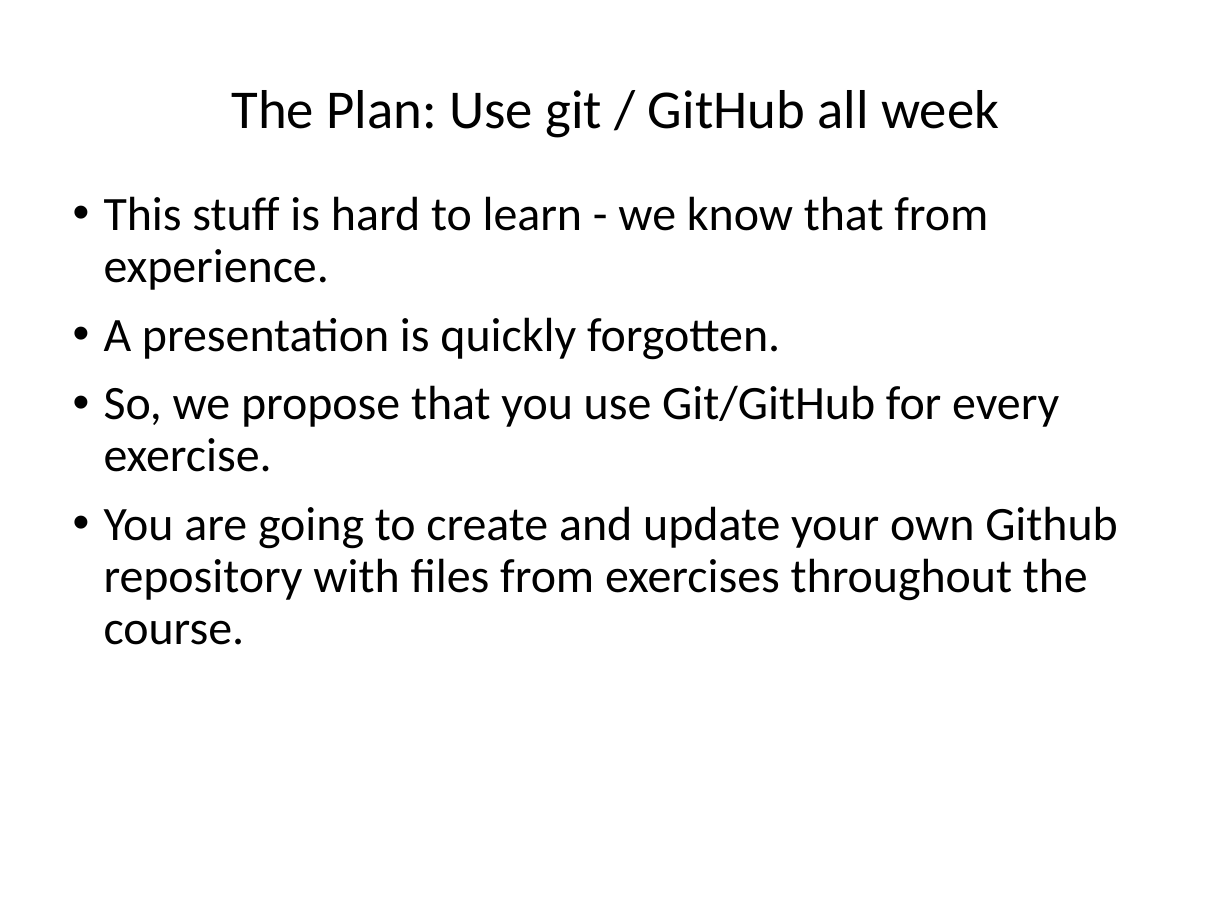
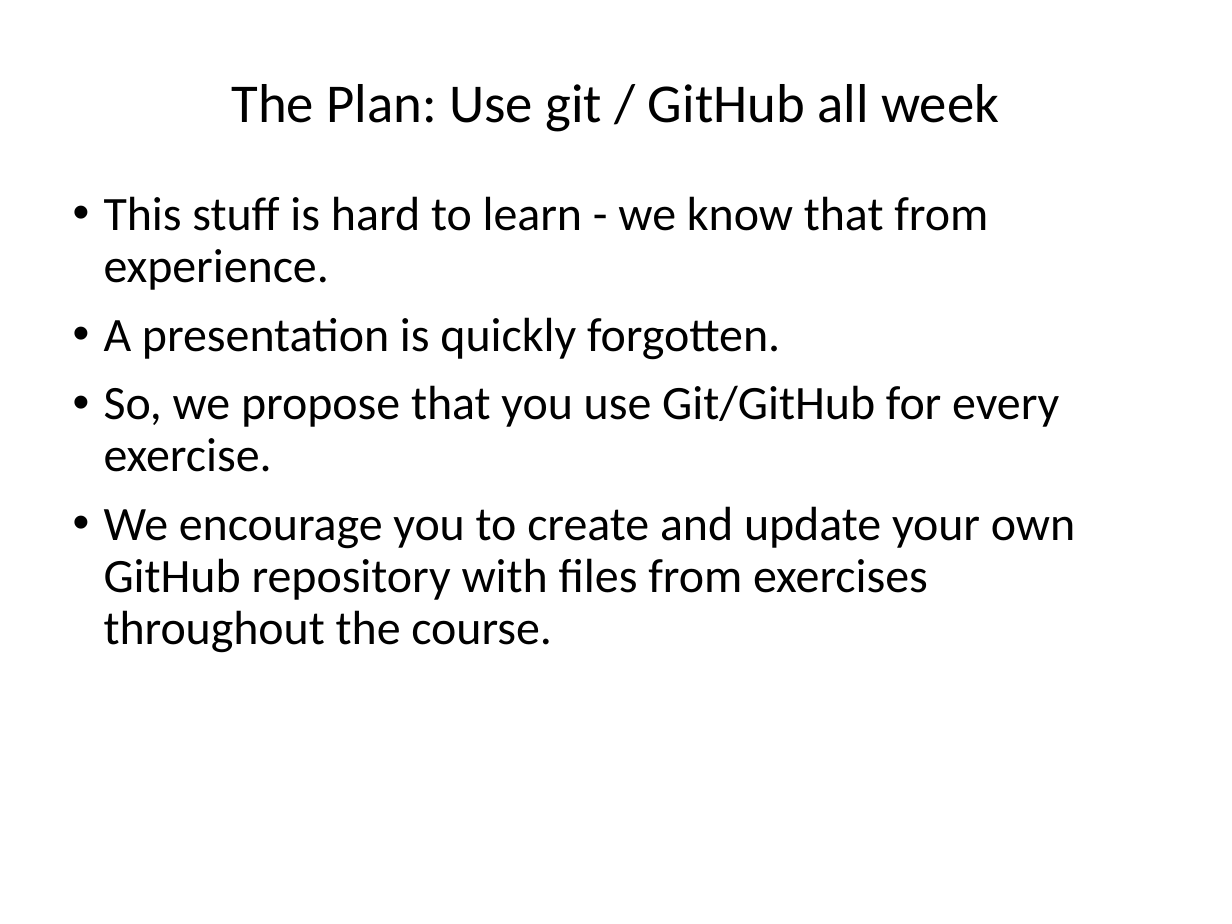
Before and after one commit to ncasuk/ncas-isc, a slide deck: slide 25 of version_control/presentations/01_git_intro.pptx. Drawn at 1232x924 pixels with LibreOffice and Linux fonts; fonts in the diff are those of the drawing; background and template pictures are left out. Boxes give left, top, right and bottom in pixels: in the first picture for what was removed or moved away, otherwise in the second. Text is boxed around its words. In the diff, an @@ line names an element or a change of style, - is before the commit and + after.

```diff
--- a/version_control/presentations/01_git_intro.pptx
+++ b/version_control/presentations/01_git_intro.pptx
@@ title "The Plan: Use git / ..." moved from (x1=232, y1=90, x2=999, y2=138) to (x1=232, y1=84, x2=999, y2=132) @@
@@ text at (x1=104, y1=506, x2=1075, y2=653): text changed @@
-• You are going to create and update your own Github repository with files from exercises throughout the course.
+• We encourage you to create and update your own GitHub repository with files from exercises throughout the course.
```
Also in this commit, not shown: 14 other slides changed, 1 other file.
